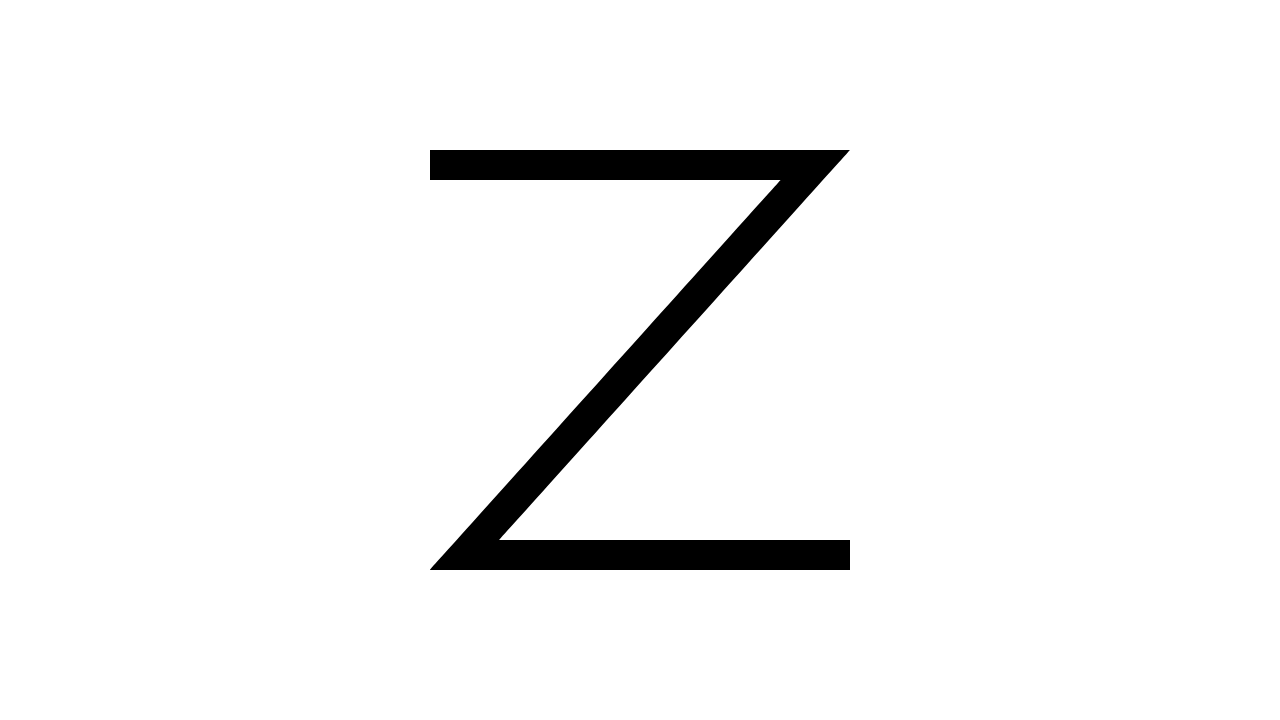
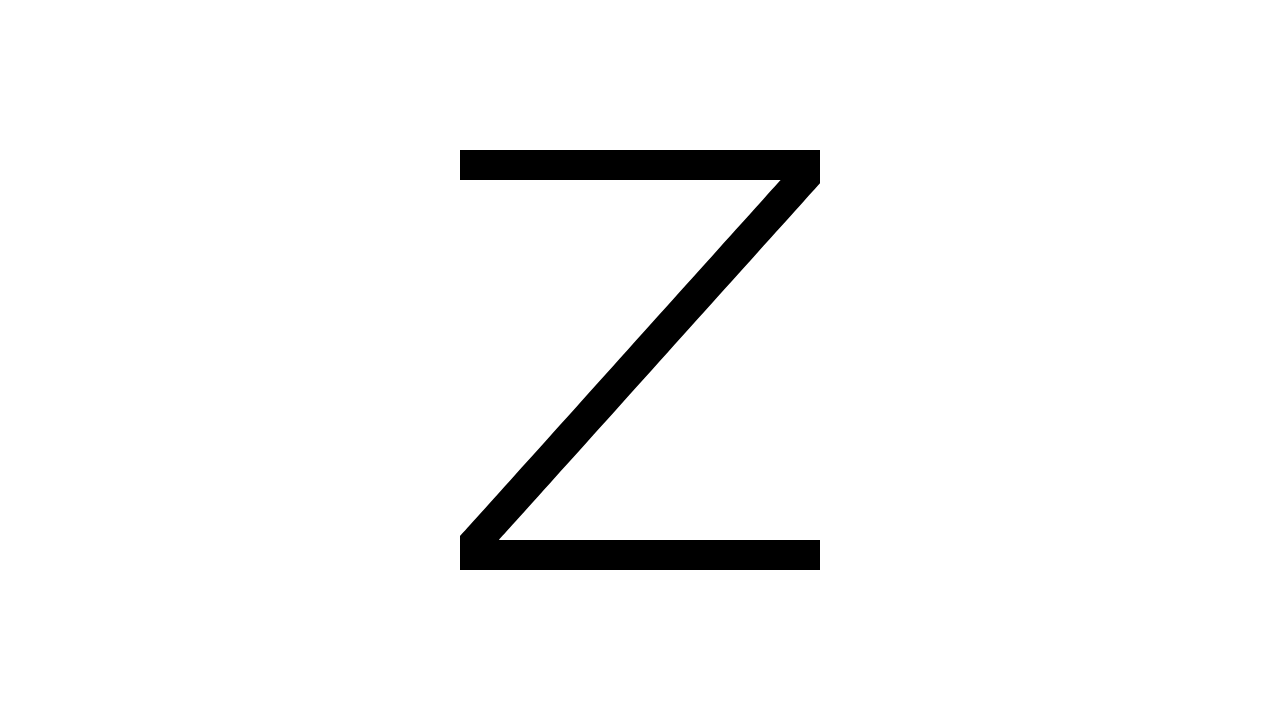
Revision of a layered 1280 x 720 image; what changed, layer by layer:
pixels changed over [430, 150, 850, 570] (layer not identified)
